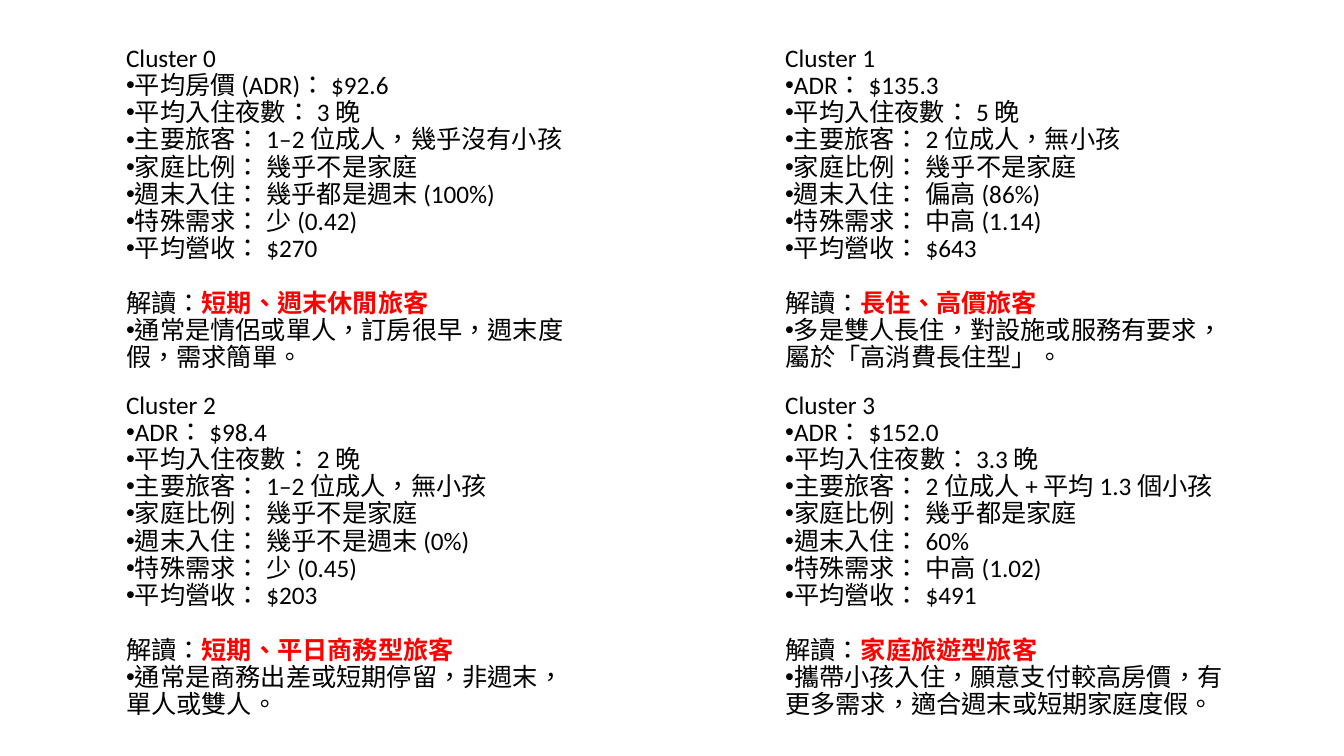
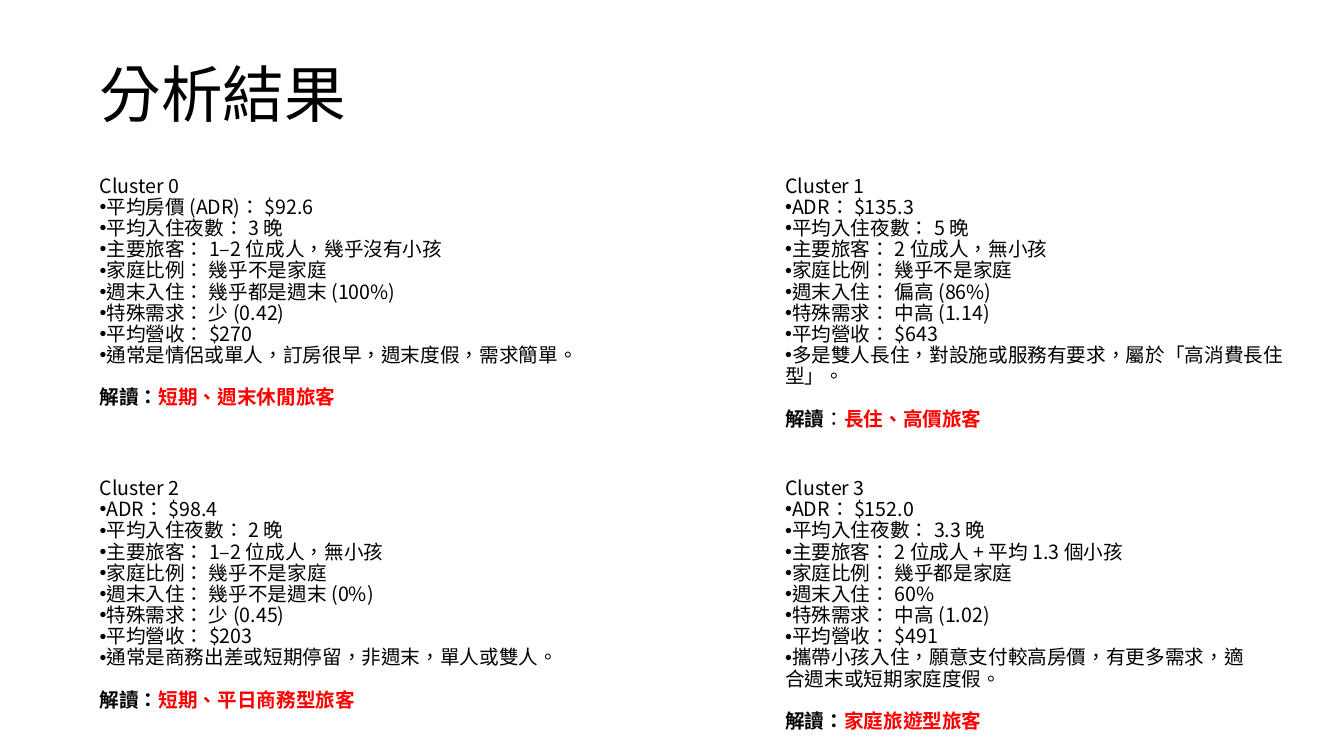
Before and after one commit to William-07/GHR_Analysis, a slide deck: slide 12 of Report/Global Hotels and Resorts Revenue Analysis - Cancellation Analysis.pptx. Drawn at 1344x756 pixels with LibreOffice and Linux fonts; fonts in the diff are those of the drawing. Boxes give left, top, right and bottom in pixels: in the first picture for what was removed or moved away, otherwise in the second. Text is boxed around its words. In the diff, an @@ line names an element or a change of style, - is before the commit and + after.

```diff
--- a/Report/Global Hotels and Resorts Revenue Analysis - Cancellation Analysis.pptx
+++ b/Report/Global Hotels and Resorts Revenue Analysis - Cancellation Analysis.pptx
@@ title added at <box>100,65,346,122</box>, 44 pt, text #000000 @@
+分析結果
@@ text "Cluster 0": place and size @@
-text "Cluster 0" at <box>126,49,563,368</box>
+text "Cluster 0" at <box>100,177,577,406</box>
@@ text at <box>100,177,442,406</box>: size 18 to 14 pt, font Calibri to Noto Sans CJK TC in "Cluster 0", "平均房價 (ADR)： $92.6", "平均入住夜數： 3 晚", "主要旅客： 1–2 位成人，幾乎沒有小孩" and 5 more places; bold on in "解讀：短期、週末休閒旅客" @@
@@ text "Cluster 1": place and size @@
-text "Cluster 1" at <box>785,49,1222,369</box>
+text "Cluster 1" at <box>785,177,1283,428</box>
@@ text at <box>785,177,1047,428</box>: size 18 to 14 pt, font Calibri to Noto Sans CJK TC in "Cluster 1", "ADR： $135.3", "平均入住夜數： 5 晚", "主要旅客： 2 位成人，無小孩" and 5 more places; bold on in "解讀：長住、高價旅客" @@
@@ text at <box>126,313,563,368</box>: paragraph removed @@
-• 通常是情侶或單人，訂房很早，週末度假，需求簡單。
@@ text at <box>785,313,1222,369</box>: paragraph removed @@
-• 多是雙人長住，對設施或服務有要求，屬於「高消費長住型」。
@@ text at <box>106,342,577,364</box>: paragraph added @@
+• 通常是情侶或單人，訂房很早，週末度假，需求簡單。
@@ text at <box>785,342,1283,385</box>: paragraph added @@
+• 多是雙人長住，對設施或服務有要求，屬於「高消費長住型」。
@@ text "Cluster 2": place and size @@
-text "Cluster 2" at <box>126,396,563,715</box>
+text "Cluster 2" at <box>100,479,558,709</box>
@@ text at <box>100,479,383,709</box>: size 18 to 14 pt, font Calibri to Noto Sans CJK TC in "Cluster 2", "ADR： $98.4", "平均入住夜數： 2 晚", "主要旅客： 1–2 位成人，無小孩" and 5 more places; bold on in "解讀：短期、平日商務型旅客" @@
@@ text "Cluster 3": place and size @@
-text "Cluster 3" at <box>785,396,1222,715</box>
+text "Cluster 3" at <box>785,479,1244,730</box>
@@ text at <box>785,479,1123,730</box>: size 18 to 14 pt, font Calibri to Noto Sans CJK TC in "Cluster 3", "ADR： $152.0", "平均入住夜數： 3.3 晚", "主要旅客： 2 位成人 + 平均 1.3 個小孩" and 5 more places; bold on in "解讀：家庭旅遊型旅客" @@
@@ text at <box>106,644,558,666</box>: paragraph added @@
+• 通常是商務出差或短期停留，非週末，單人或雙人。
@@ text at <box>785,644,1244,688</box>: paragraph added @@
+• 攜帶小孩入住，願意支付較高房價，有更多需求，適合週末或短期家庭度假。
@@ text at <box>126,660,563,715</box>: paragraph removed @@
-• 通常是商務出差或短期停留，非週末，單人或雙人。
@@ text at <box>785,660,1222,715</box>: paragraph removed @@
-• 攜帶小孩入住，願意支付較高房價，有更多需求，適合週末或短期家庭度假。
```
Also in this commit, not shown: 13 other slides changed, 1 slide added, 1 slide removed.
